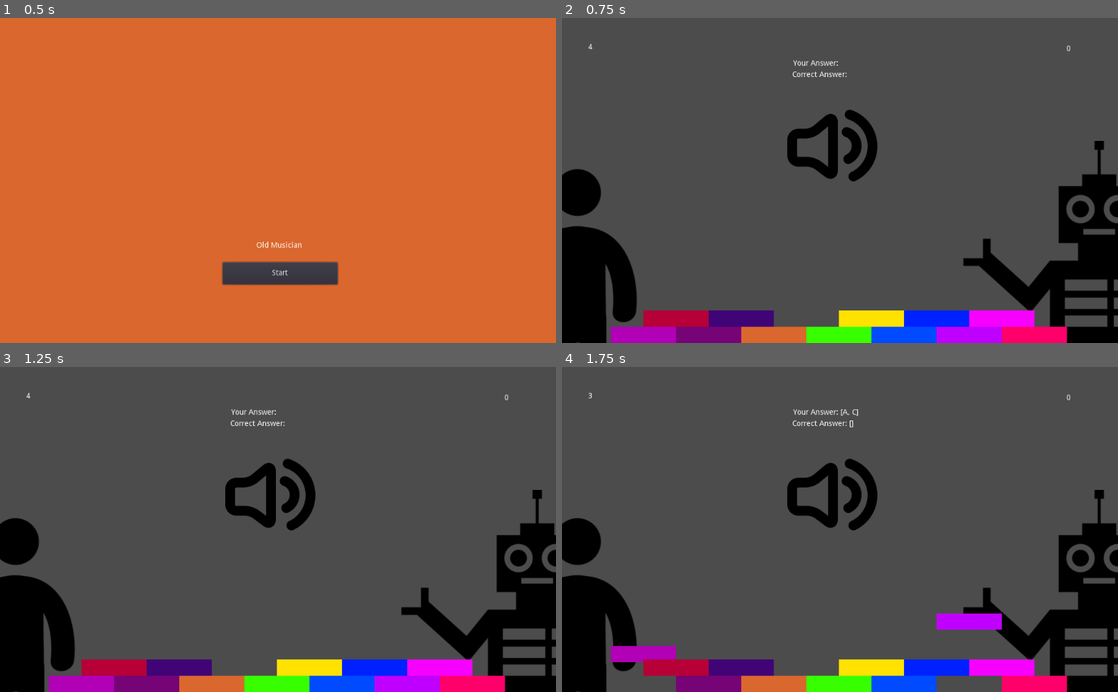
Above: before the commit, frames 1-4 (two rows, left to right).
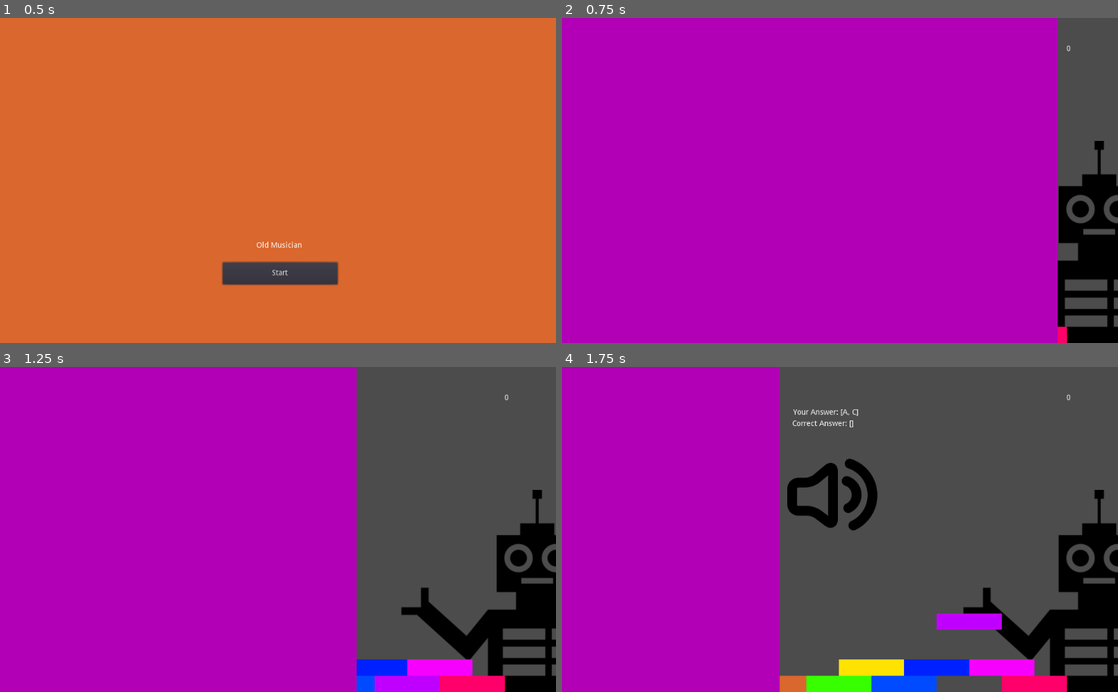
Above: after the commit, the same moments.

Repository: mdechdee/PerfectPitch
Game: Godot game, scene res://StartScene.tscn
Two runs of this game, one before a commit and one after it. Both use one fixed random seed, a clock stepped at 60 frames per second and the inputs below. Sound files missing from this copy of the repository are replaced by a short silence.
Inputs:
- Up to frame 1 (0.5 s): no input
- Up to frame 2 (0.75 s): click "Start" at 0.5 s
- Up to frame 3 (1.25 s): no input
- Up to frame 4 (1.75 s): tap H (A) at 1.35 s; tap A (C) at 1.55 s

Frame 1 is identical in both runs. In frame 2, 89% of the frame differs, in the area x 0-90%, y 0-100%; in frame 3, 64%; in frame 4, 39%.

Commit message:
Add step animation

Diff:
--- a/OldMusician/MainScene.tscn
+++ b/OldMusician/MainScene.tscn
@@ -33,6 +33,22 @@
 [ext_resource path="res://robot-design.png" type="Texture" id=31]
 [ext_resource path="res://standing-up-man-.png" type="Texture" id=32]
 
+[sub_resource type="Animation" id=1]
+resource_name = "StepAnimation"
+length = 2.0
+tracks/0/type = "value"
+tracks/0/path = NodePath("ColorRect:rect_position")
+tracks/0/interp = 1
+tracks/0/loop_wrap = true
+tracks/0/imported = false
+tracks/0/enabled = true
+tracks/0/keys = {
+"times": PoolRealArray( 0, 2 ),
+"transitions": PoolRealArray( 1, 1 ),
+"update": 0,
+"values": [ Vector2( 0, 0 ), Vector2( -1024, 0 ) ]
+}
+
 [node name="MainScene" type="Node"]
 script = ExtResource( 1 )
 
@@ -324,6 +340,19 @@
 position = Vector2( 29.4414, 535.186 )
 z_index = -2
 texture = ExtResource( 32 )
+
+[node name="TextureRect" type="TextureRect" parent="."]
+margin_right = 40.0
+margin_bottom = 40.0
+
+[node name="ColorRect" type="ColorRect" parent="TextureRect"]
+margin_left = -1024.0
+margin_bottom = 600.0
+color = Color( 0.698039, 0, 0.717647, 1 )
+
+[node name="AnimationPlayer" type="AnimationPlayer" parent="TextureRect"]
+autoplay = "StepAnimation"
+anims/StepAnimation = SubResource( 1 )
 [connection signal="note_played" from="PlayerNotePlayer" to="SpritesManager" method="_on_NotePlayer_note_played"]
 [connection signal="note_played" from="PlayerNotePlayer" to="." method="_on_NotePlayer_note_played"]
 [connection signal="finished" from="BGStreamPlayer" to="BGStreamPlayer" method="_on_BGStreamPlayer_finished"]
Not shown: 1 places in OldMusician/MainScene.tscn that only renumber resources
